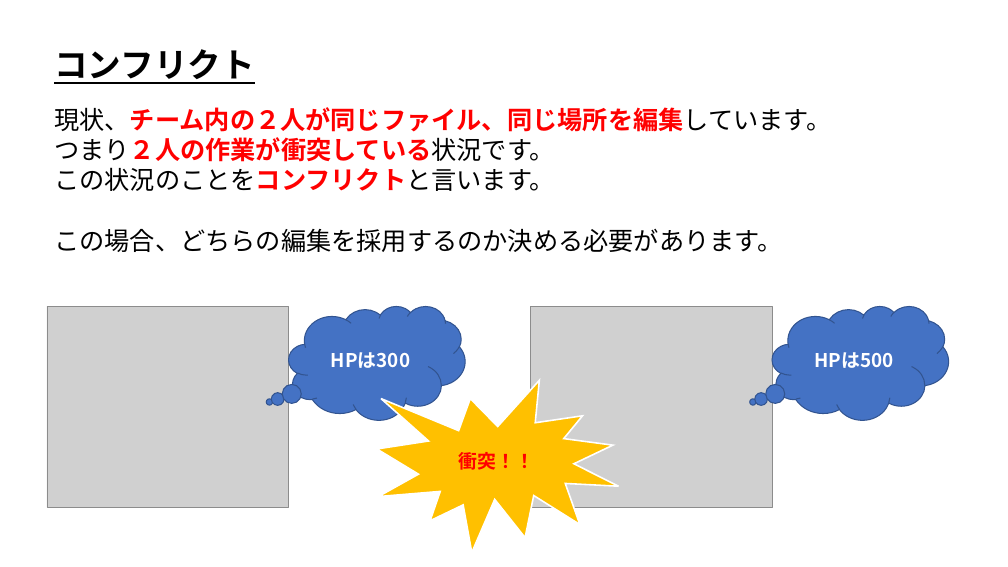
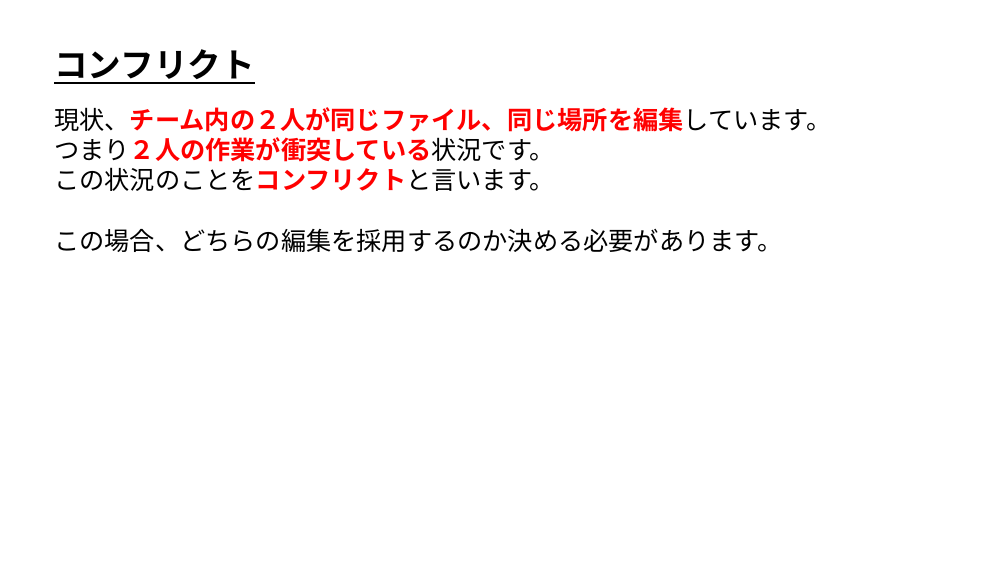
Before and after one commit to ArakiYusuke-Ohara/Textbook, a slide deck: slide 5 of ゲーム科2年/00_前期/ゲームエンジンⅢ/バージョン管理/07_編集のコンフリクト.pptx. Drawn at 1008x567 pixels with LibreOffice and Linux fonts; fonts in the diff are those of the drawing; grey boxes stand for pictures. Boxes give left, top, right and bottom in pixels: in the first picture for what was removed or moved away, otherwise in the second. Text is boxed around its words. In the diff, an @@ line names an element or a change of style, - is before the commit and + after.

```diff
--- a/ゲーム科2年/00_前期/ゲームエンジンⅢ/バージョン管理/07_編集のコンフリクト.pptx
+++ b/ゲーム科2年/00_前期/ゲームエンジンⅢ/バージョン管理/07_編集のコンフリクト.pptx
@@ picture removed at bbox=[47, 306, 289, 507] @@
@@ thought cloud removed at bbox=[289, 306, 465, 420] @@
-HPは300
@@ picture removed at bbox=[531, 306, 773, 507] @@
@@ thought cloud removed at bbox=[772, 306, 948, 420] @@
-HPは500
@@ irregular seal removed at bbox=[377, 380, 619, 553] @@
-衝突！！
```
Also in this commit, not shown: 1 other slide changed, 9 other files.
